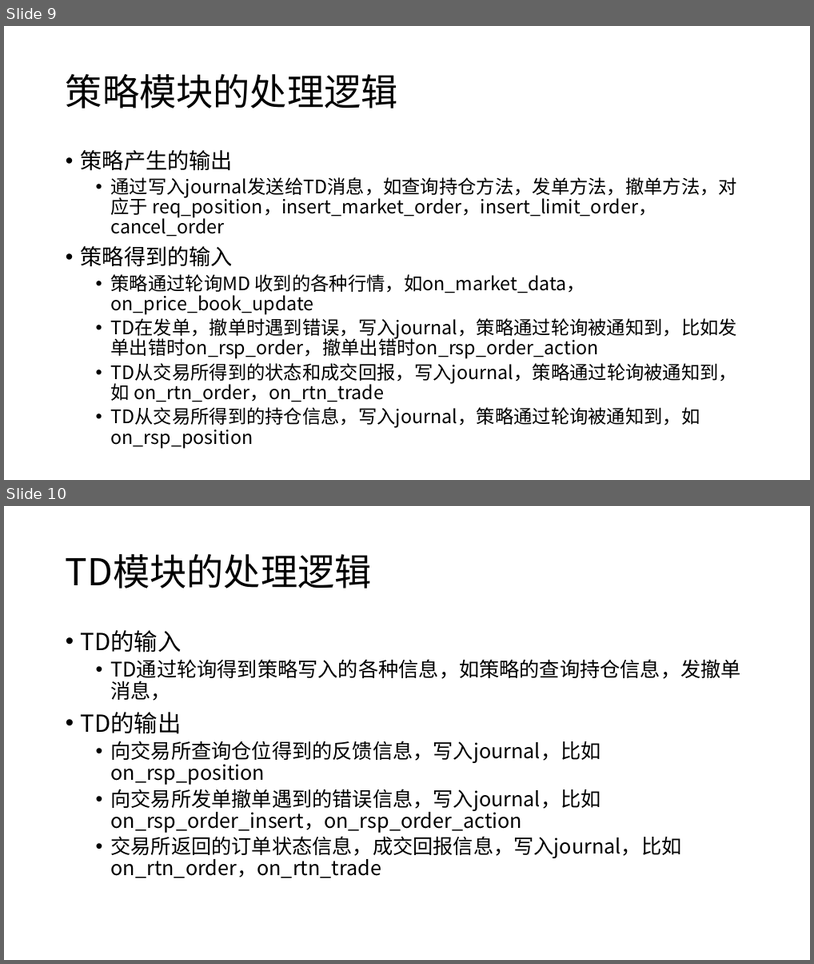
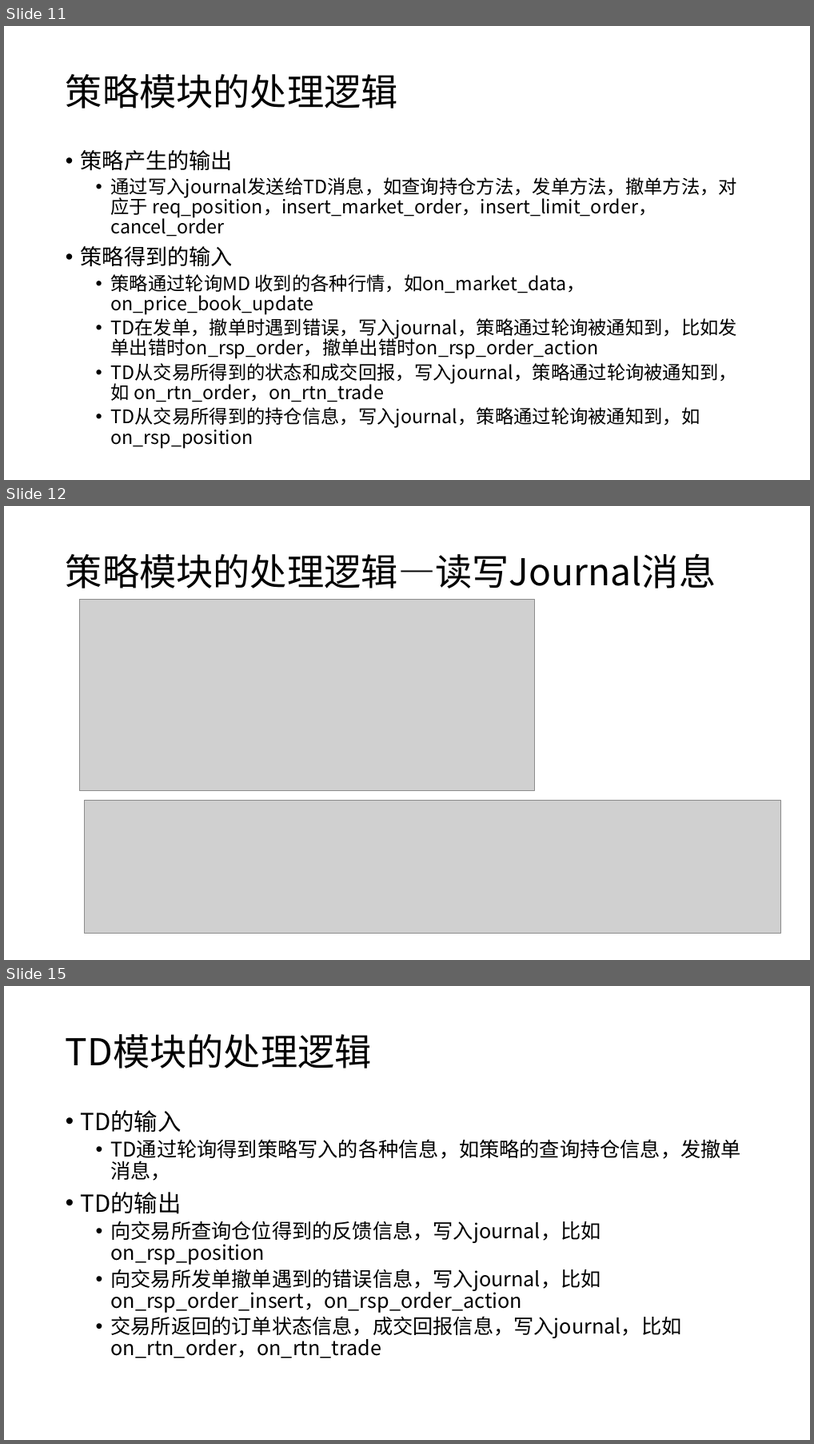
Before and after one commit to qingtiandalaoye/useful_doc, a slide deck: 虚拟货币跨交易所高频交易系统.pptx. Shown one above the other, each under a label of ours: slides 9 and 10 before the commit, slides 11, 12 and 15 after it; the slides between them are not shown. The pictures are 814x964 and 814x1444 pixels, drawn with LibreOffice and Linux fonts; fonts in the diff are those of the drawing; grey boxes stand for pictures. Boxes give left, top, right and bottom in pixels: in the first picture for what was removed or moved away, otherwise in the second. Text is boxed around its words. In the diff, an @@ line names an element or a change of style, - is before the commit and + after.

```diff
--- a/虚拟货币跨交易所高频交易系统.pptx
+++ b/虚拟货币跨交易所高频交易系统.pptx
@@ slide 12 added at [4,506,810,960], background #FFFFFF @@
@@ title added at [66,554,716,588], 44 pt, text #000000 @@
+策略模块的处理逻辑—读写Journal消息
@@ picture added at [80,599,534,790] @@
@@ picture added at [85,800,782,932] @@
@@ what was slide 9 is now slide 11 @@
@@ what was slide 10 is now slide 15 @@
```
Also in this commit, not shown: 1 slide changed, 10 other slides added.
